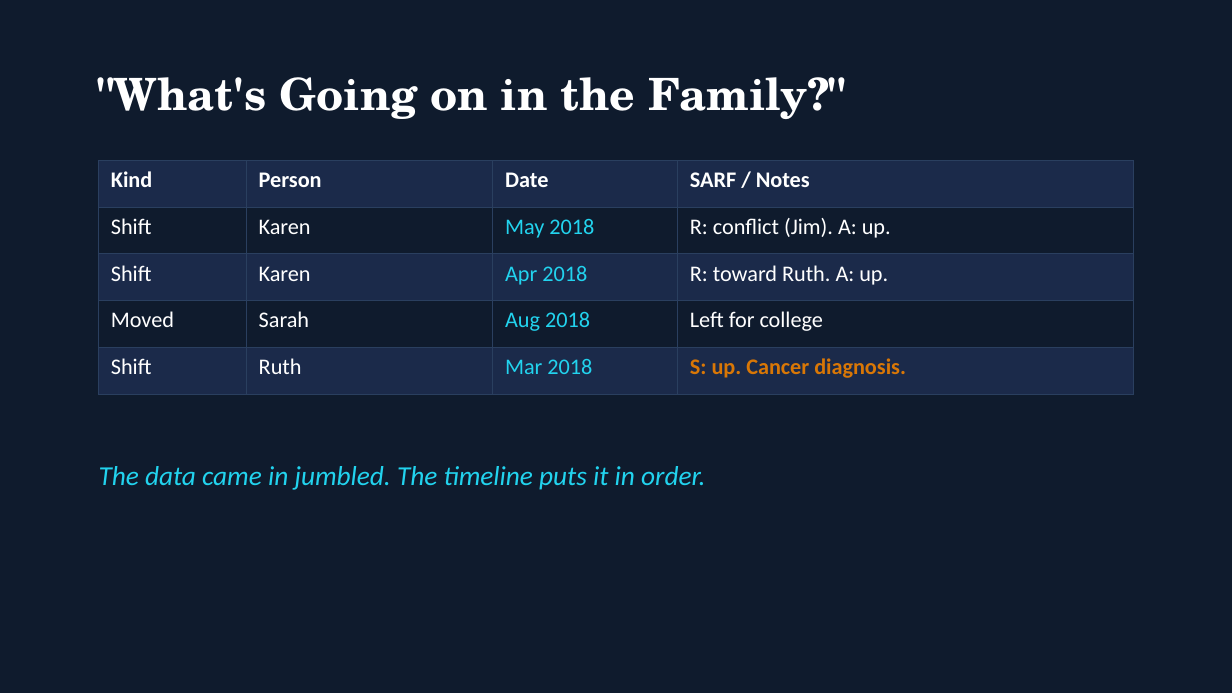
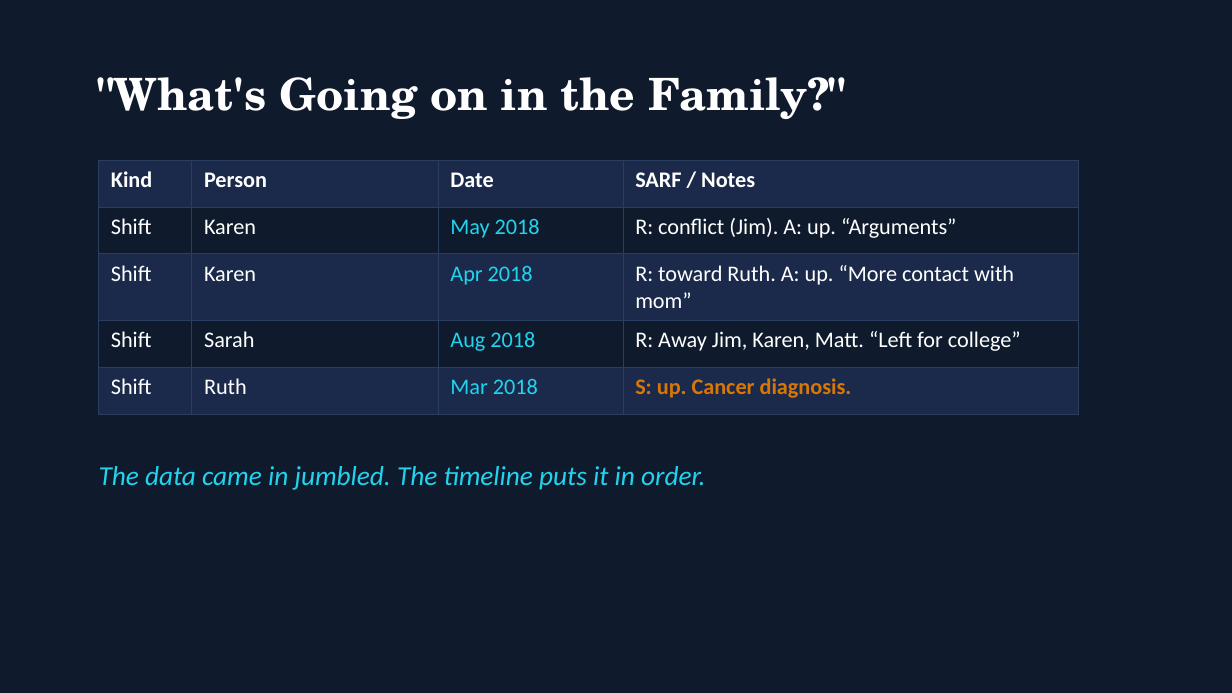
Before and after one commit to patrickkidd/ffrn-2026, a slide deck: slide 7 of 4-FAMILY_DIAGRAM_APP/4-Family-Diagram-App.pptx. Drawn at 1232x693 pixels with LibreOffice and Linux fonts; fonts in the diff are those of the drawing. Boxes give left, top, right and bottom in pixels: in the first picture for what was removed or moved away, otherwise in the second. Text is boxed around its words. In the diff, an @@ line names an element or a change of style, - is before the commit and + after.

```diff
--- a/4-FAMILY_DIAGRAM_APP/4-Family-Diagram-App.pptx
+++ b/4-FAMILY_DIAGRAM_APP/4-Family-Diagram-App.pptx
@@ table at box(99, 160, 1079, 413) @@
-row 2, column 4: R: conflict (Jim). A: up.
+row 2, column 4: R: conflict (Jim). A: up. “Arguments”
-row 3, column 4: R: toward Ruth. A: up.
+row 3, column 4: R: toward Ruth. A: up. “More contact with mom”
-row 4, column 1: Moved
+row 4, column 1: Shift
-row 4, column 4: Left for college
+row 4, column 4: R: Away Jim, Karen, Matt. “Left for college”
@@ table: place and size @@
-table at box(99, 160, 1133, 382)
+table at box(99, 160, 1079, 413)
```
Also in this commit, not shown: 2 other slides changed, 1 slide added, 12 other files.
